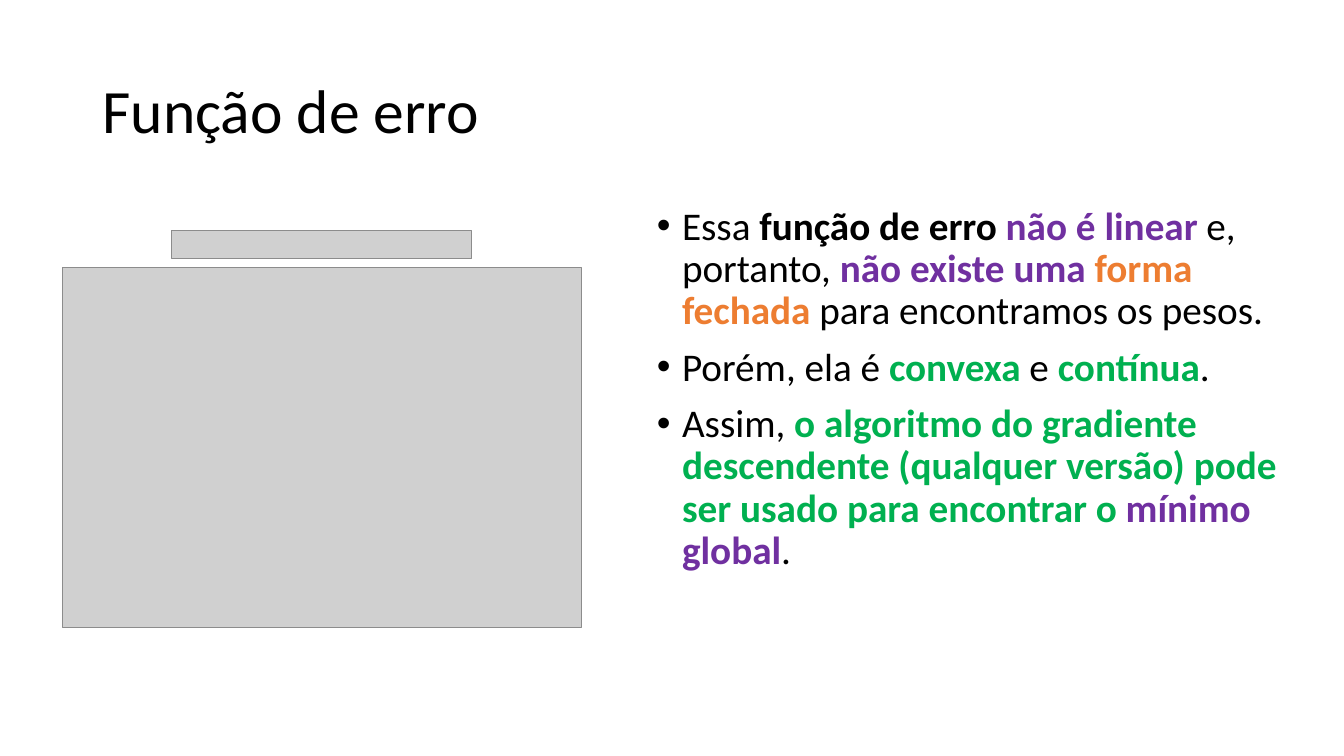
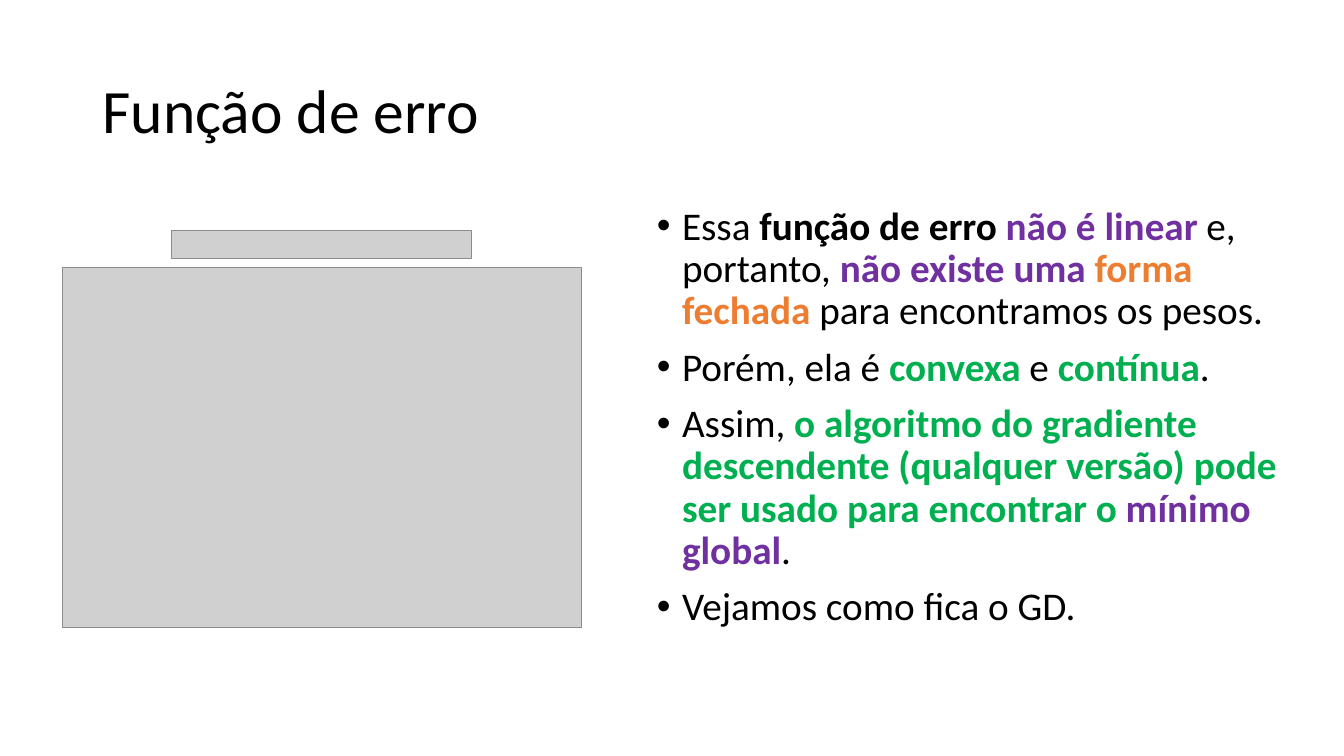
Before and after one commit to zz4fap/c24_inteligencia_artificial, a slide deck: slide 15 of slides/C24_Regressor_Softmax.pptx. Drawn at 1344x756 pixels with LibreOffice and Linux fonts; fonts in the diff are those of the drawing; grey boxes stand for pictures. Boxes give left, top, right and bottom in pixels: in the first picture for what was removed or moved away, otherwise in the second. Text is boxed around its words. In the diff, an @@ line names an element or a change of style, - is before the commit and + after.

Commit message:
update of slides

```diff
--- a/slides/C24_Regressor_Softmax.pptx
+++ b/slides/C24_Regressor_Softmax.pptx
@@ text at <box>682,593,1076,627</box>: paragraph added @@
+• Vejamos como fica o GD.
```
Also in this commit, not shown: 3 other slides changed, 2 other files.
